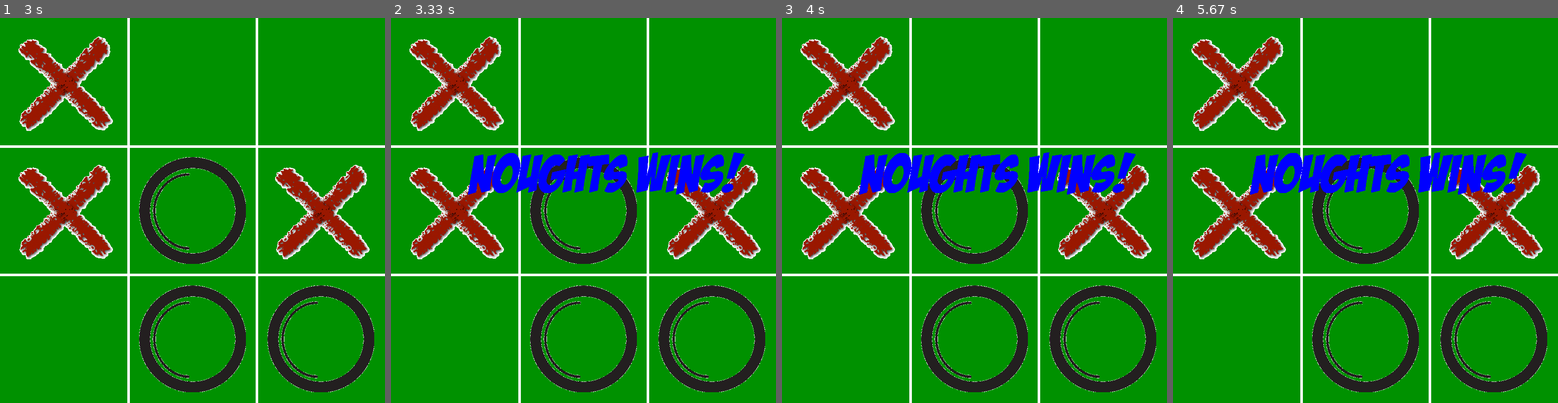
Above: before the commit, frames 1-4 (left to right).
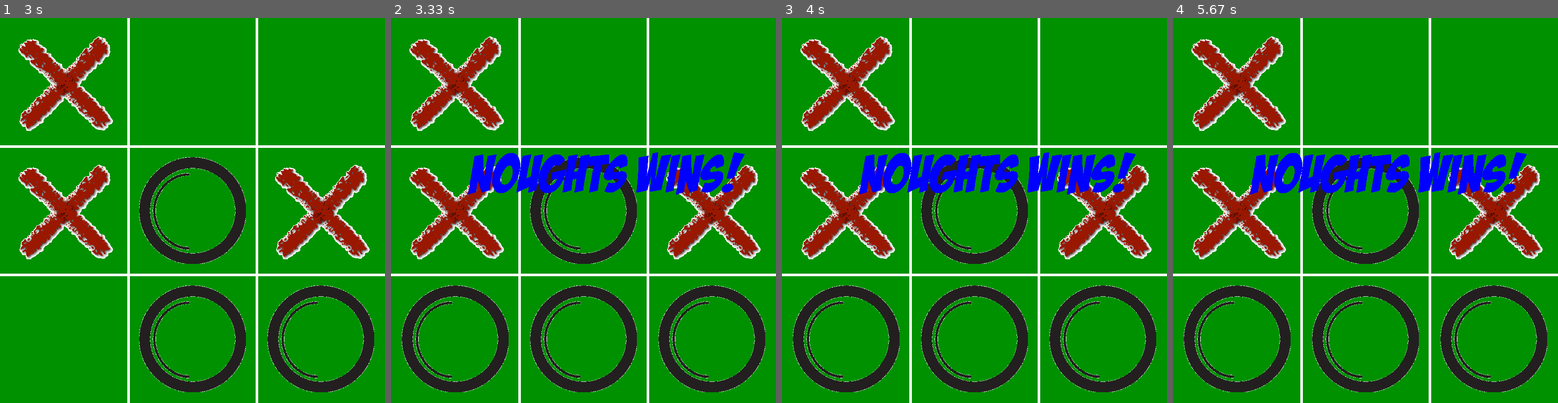
Above: after the commit, the same moments.

Repository: iAlphaRaptor/noughts-crosses-pygame
Game: pygame game, started from main.py
Two runs of this game, one before a commit and one after it. Both use one fixed random seed, a clock stepped at 60 frames per second and the inputs below.
Inputs (mouse positions are in pixels of both pictures, inside the frame that each line leads up to):
- Up to frame 1 (3 s): click (192, 210) at 0.38 s; click (100, 214) at 0.72 s; tap Backspace at 1 s; click (334, 345) at 1.38 s; click (100, 133) at 1.72 s; click (173, 310) at 2.05 s; click (269, 179) at 2.88 s
- Up to frame 2 (3.33 s): click (456, 337) at 3.22 s
- Up to frame 3 (4 s): no input
- Up to frame 4 (5.67 s): no input

Frame 1 is identical in both runs. In frame 2, 2.6% of the frame differs, in the area x 2-90%, y 36-98%; in frame 3, 2.6%; in frame 4, 2.6%.

Commit message:
Changed to work with input boxes

Diff:
--- a/main.py
+++ b/main.py
@@ -1,4 +1,4 @@
-import pygame, tile, time
+import pygame, tile, time, input_box
 from win_check import winCheck
 pygame.init()
 
@@ -6,6 +6,8 @@
 BLACK = (0, 0, 0)
 GREEN = (0, 145, 0)
 BLUE = (0, 0, 255)
+RED = (255, 0, 0)
+GREY = (120, 120, 120)
 
 FONT = pygame.font.Font("Fonts/font.ttf", 100)
 
@@ -28,35 +30,45 @@
     for j in range(3):
         tiles.add(tile.Tile((i*3)+j, SCREENWIDTH, SCREENHEIGHT, NOUGHT, CROSS))
 
+boxes = pygame.sprite.Group()
+
 while carryOn:
     for event in pygame.event.get():
         if event.type == pygame.QUIT:
             carryOn=False
         if event.type == pygame.MOUSEBUTTONDOWN:
-            mousex, mousey = pygame.mouse.get_pos()
-            for tile in tiles:
-                if tile.isClicked(mousex, mousey):
-                    if not tile.played:
-                        if playing == "nought":
-                            tile.changeValue("NOUGHT")
-                            playing = "cross"
-                        else:
-                            tile.changeValue("CROSS")
-                            playing = "nought"
-                        move += 1
-                        if move >= 5:
-                            if winCheck(tiles.sprites(), tile.index):
-                                if move % 2 == 1:
-                                    winMessage = FONT.render("Crosses Wins!", True, BLUE, None)
-                                else:
-                                    winMessage = FONT.render("Noughts Wins!", True, BLUE, None)
-                                won = True
-                            elif move == 10:
-                                winMessage = FONT.render("DRAW!", True, BLUE, None)
-                                won = True
+            if not won:
+                mousex, mousey = pygame.mouse.get_pos()
+                for tile in tiles:
+                    if tile.isClicked(mousex, mousey):
+                        if not tile.played:
+                            if playing == "nought":
+                                tile.changeValue("NOUGHT")
+                                playing = "cross"
+                            else:
+                                tile.changeValue("CROSS")
+                                playing = "nought"
+                            move += 1
+                            if move >= 5:
+                                if winCheck(tiles.sprites(), tile.index):
+                                    if move % 2 == 1:
+                                        winMessage = FONT.render("Crosses Wins!", True, BLUE, None)
+                                    else:
+                                        winMessage = FONT.render("Noughts Wins!", True, BLUE, None)
+                                    won = True
+                                elif move == 10:
+                                    winMessage = FONT.render("DRAW!", True, BLUE, None)
+                                    won = True
+            for box in boxes:
+                box.isClicked(mousex, mousey)
+        if event.type == pygame.KEYDOWN:
+            for box in boxes:
+                if box.active:
+                    box.enterText(event.key)
 
     #Game Logic
     tiles.update()
+    boxes.update()
 
     ## Drawing Code ##
     if not won:
@@ -70,7 +82,10 @@
         # Tiles
         tiles.draw(screen)
     else:
+        tiles.draw(screen)
         screen.blit(winMessage, (SCREENWIDTH/5, SCREENHEIGHT/3, 0, 0))
+
+    boxes.draw(screen)
 
     pygame.display.flip()
     clock.tick(60)
